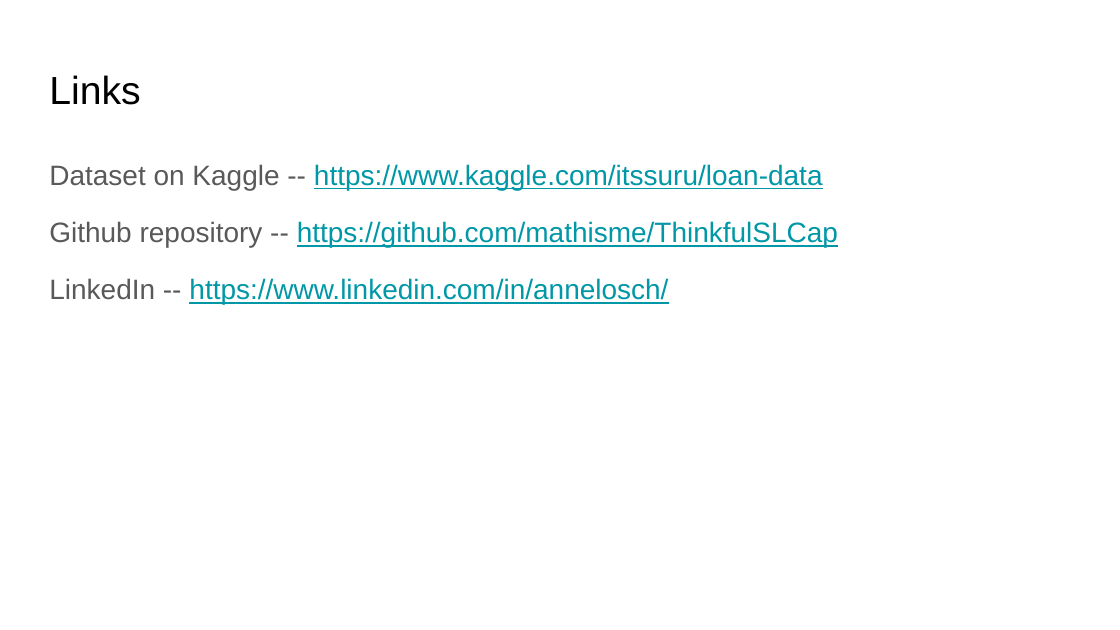
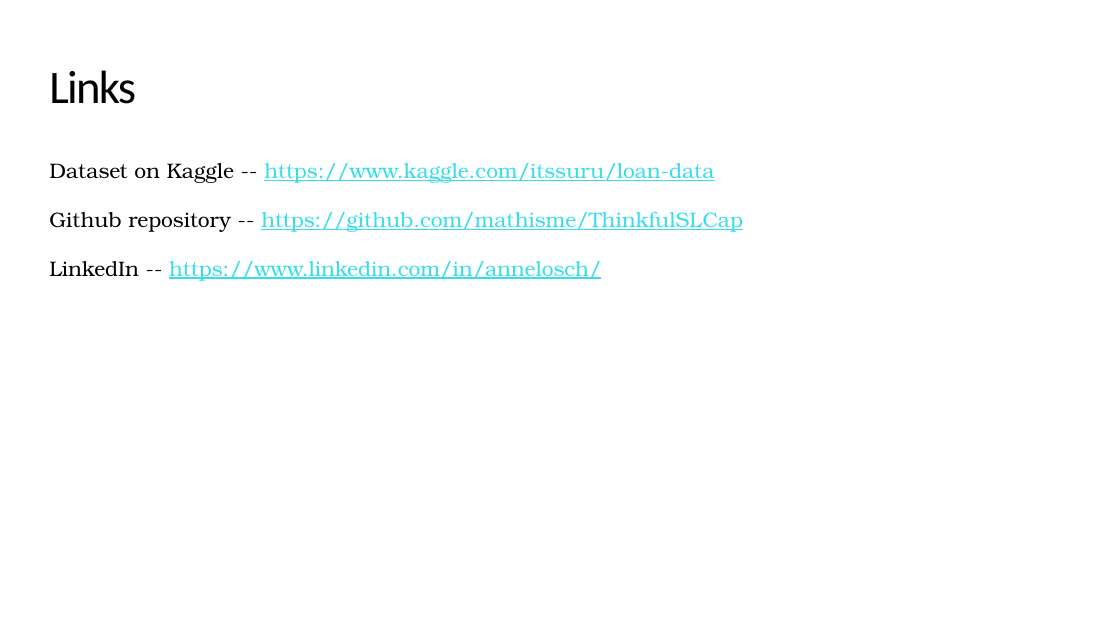
Before and after one commit to mathisme/ThinkfulSLCap, a slide deck: slide 20 of Capstone2.pptx. Drawn at 1120x630 pixels with LibreOffice and Linux fonts; fonts in the diff are those of the drawing. Boxes give left, top, right and bottom in pixels: in the first picture for what was removed or moved away, otherwise in the second. Text is boxed around its words. In the diff, an @@ line names an element or a change of style, - is before the commit and + after.

```diff
--- a/Capstone2.pptx
+++ b/Capstone2.pptx
@@ title "Links" at bbox=[49, 70, 136, 104]: size 25.2 to 30 pt, font Arial to Calibri, letter spacing 0 to -1.1 pt; line spacing 1 to 0.85 @@
@@ text "Dataset on Kaggle -- https://www.kaggle.com/itssuru/loan-dat ..." at bbox=[49, 163, 743, 281]: size 18 to 13.5 pt, font Arial to TeX Gyre Bonum; text colour #595959 to #000000 in "Dataset on Kaggle --", "Github repository --", "LinkedIn --"; text colour #0097A7 to #38DDEC in "https://www.kaggle.com/itssuru/loan-data", "https://github.com/mathisme/ThinkfulSLCap", "https://www.linkedin.com/in/annelosch/"; line spacing 1.15 to 1.2 @@
```
Also in this commit, not shown: 18 other slides changed.
